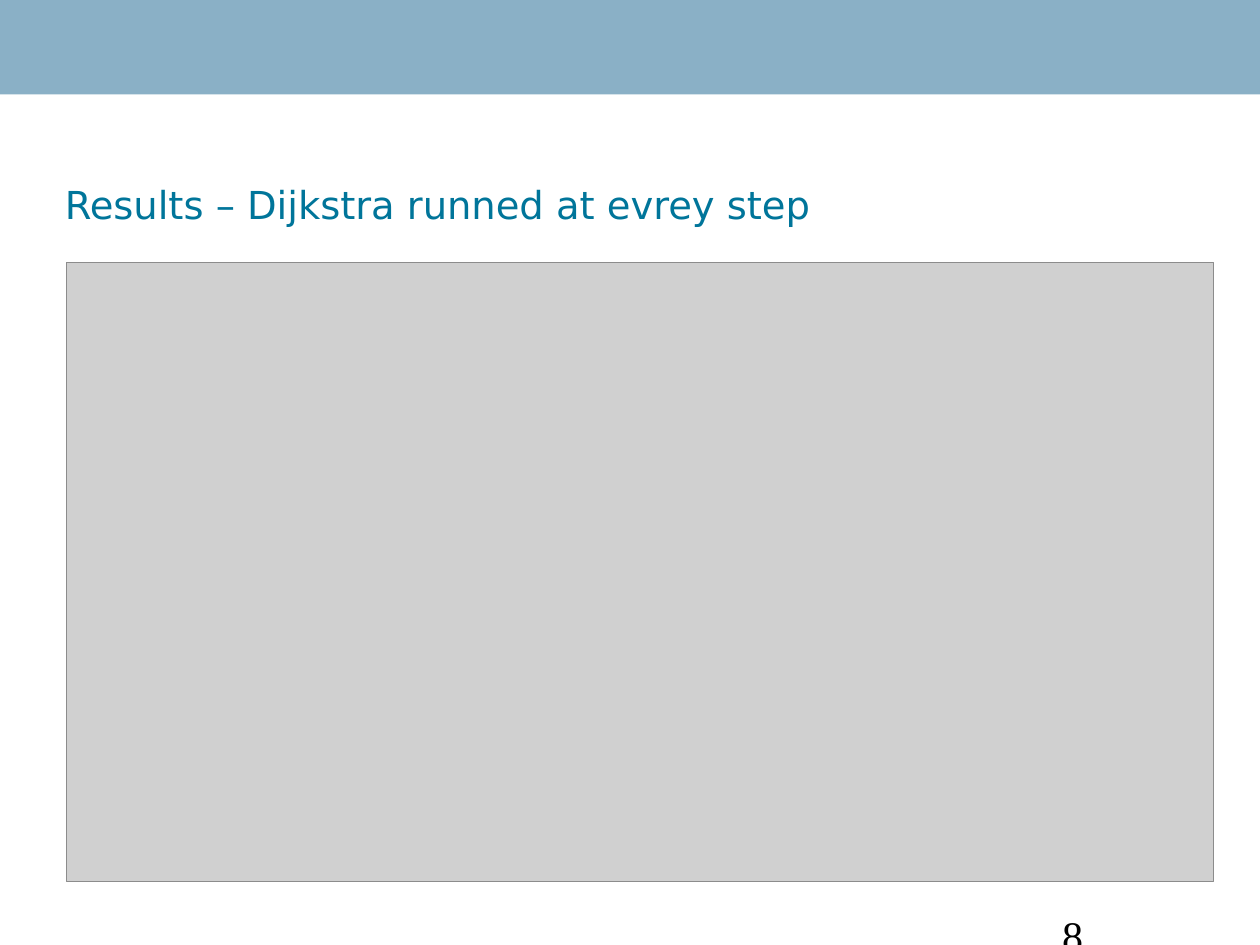
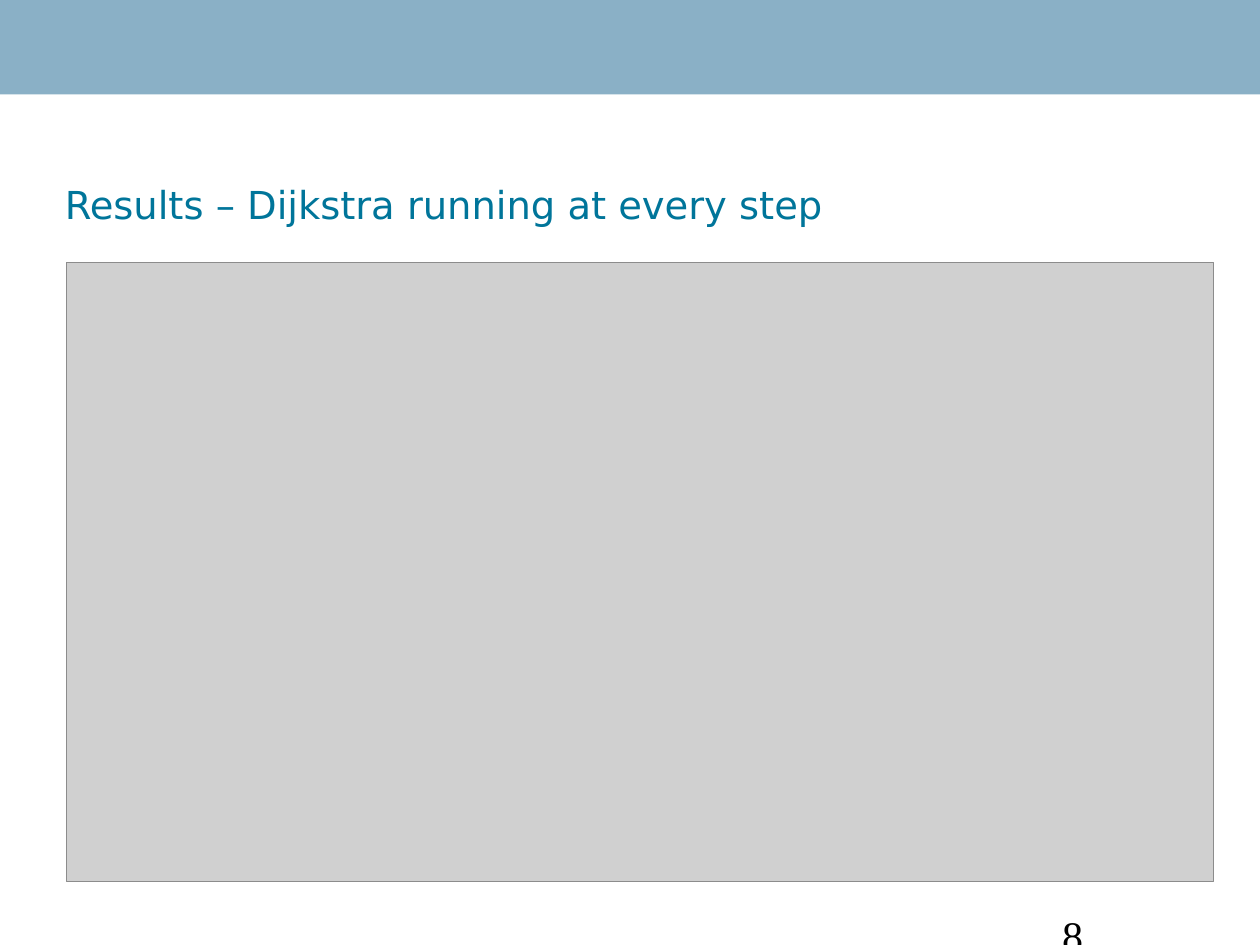
Before and after one commit to Danidude/Master-Thesis, a slide deck: slide 8 of Report/IKT 590 Master Thesis.ppt. Drawn at 1260x945 pixels with LibreOffice and Linux fonts; fonts in the diff are those of the drawing; grey boxes stand for pictures; background and template pictures are left out. Boxes give left, top, right and bottom in pixels: in the first picture for what was removed or moved away, otherwise in the second. Text is boxed around its words. In the diff, an @@ line names an element or a change of style, - is before the commit and + after.

Commit message:
Fixed the spelling errors

```diff
--- a/Report/IKT 590 Master Thesis.ppt
+++ b/Report/IKT 590 Master Thesis.ppt
@@ title at <box>65,189,822,227</box>: text changed @@
-Results – Dijkstra runned at evrey step
+Results – Dijkstra running at every step
```
Also in this commit, not shown: 4 other slides changed, 1 slide added, 1 slide removed.
